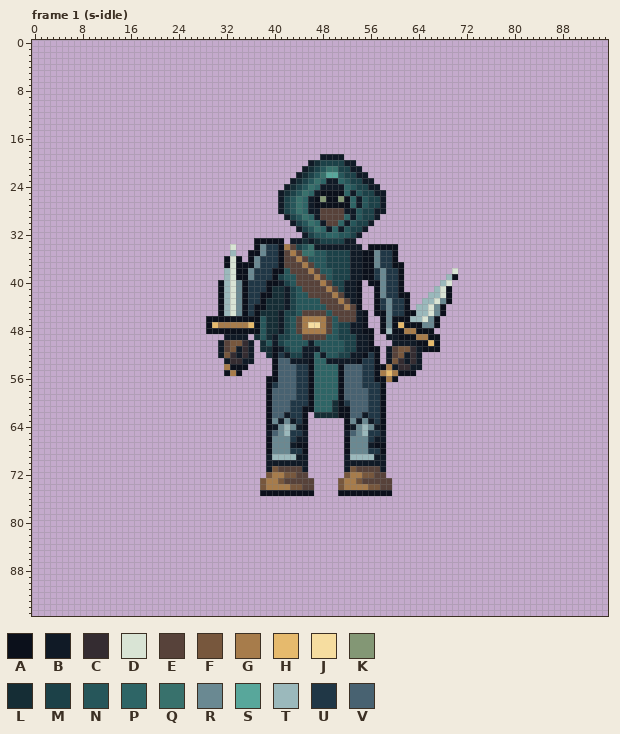
Pixel-art file, stored at art/hero-rogue.aseprite. The picture above is the old version.
96x96 pixels, 240 frames. Shown: frame 1 (s-idle). The commit also changed other frames, which this record leaves out.
Palette (. is transparent): A #0b101b  B #101a26  C #342c31  D #d9e4d5  E #57423a  F #77573d  G #a77c4b  H #e6ba6d  J #f6dda0  K #839775  L #152d35  M #1c4148  N #26565a  P #2e6566  Q #38716c  R #6a8992  S #58a79b  T #9bb9bc  U #203746  V #486271
Once edited:
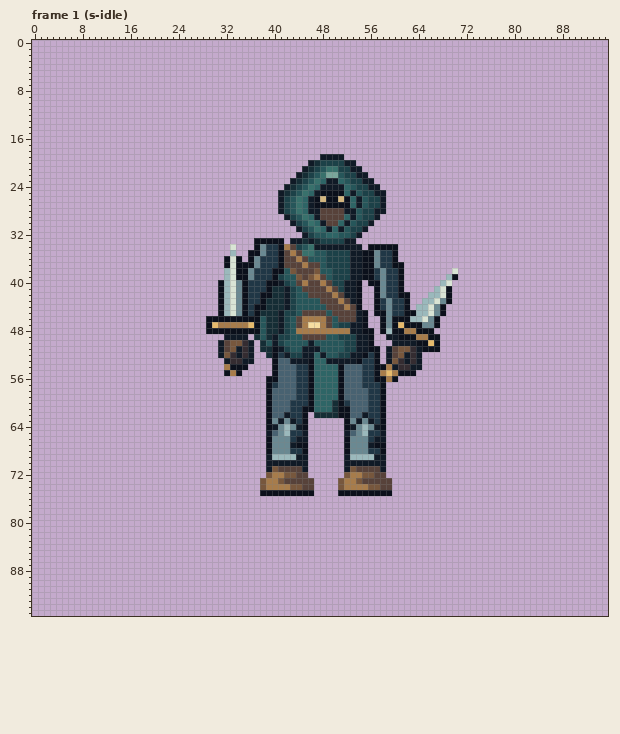
The edit:
{"colour":"K","old":"#839775","new":"#d4b780"}
{"colour":"S","old":"#58a79b","new":"#79a69b"}
{"where": "frame 1 (s-idle), layer \"ink\""}
{"frame":1,"y":37,"x":47,"old":"N","new":"E"}
{"frame":1,"y":38,"x":43,"old":"E","new":"F"}
{"frame":1,"y":38,"x":46,"old":"GE","new":"EF"}
{"frame":1,"y":39,"x":44,"old":"E","new":"F"}
{"frame":1,"y":39,"x":46,"old":"E","new":"F"}
{"frame":1,"y":40,"x":45,"old":"E","new":"G"}
{"frame":1,"y":48,"x":44,"old":"E","new":"G"}
{"frame":1,"y":48,"x":49,"old":"ENMM","new":"GGGG"}
{"label":"changed","picture_box":[320,172,344,202]}
{"label":"changed","picture_box":[290,262,320,286]}
{"label":"changed","picture_box":[296,328,302,334]}
{"label":"changed","picture_box":[326,328,350,334]}
